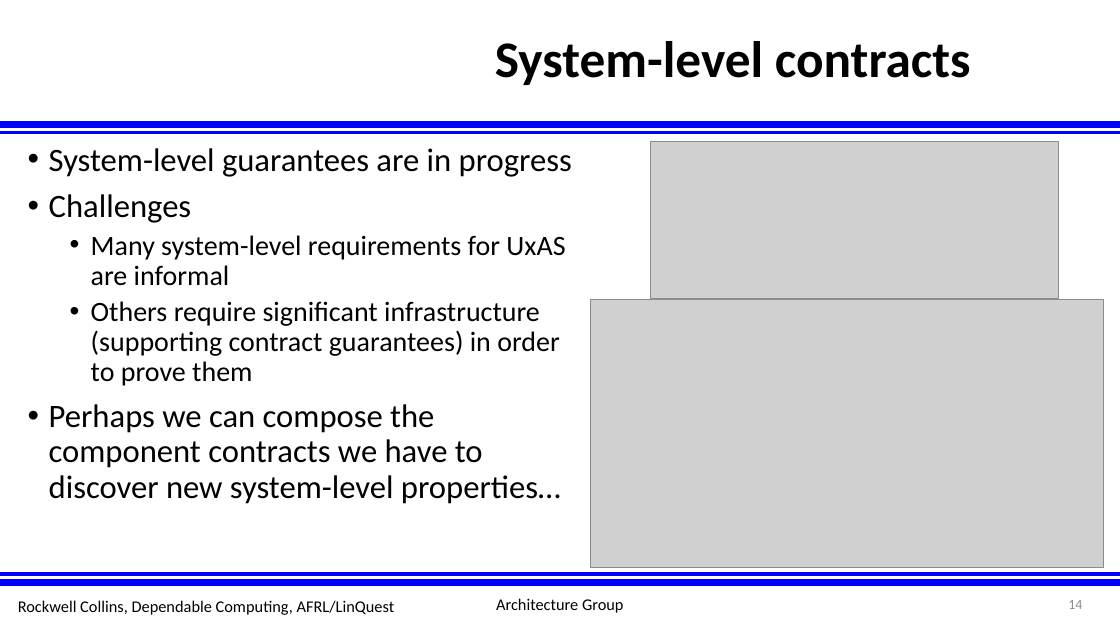
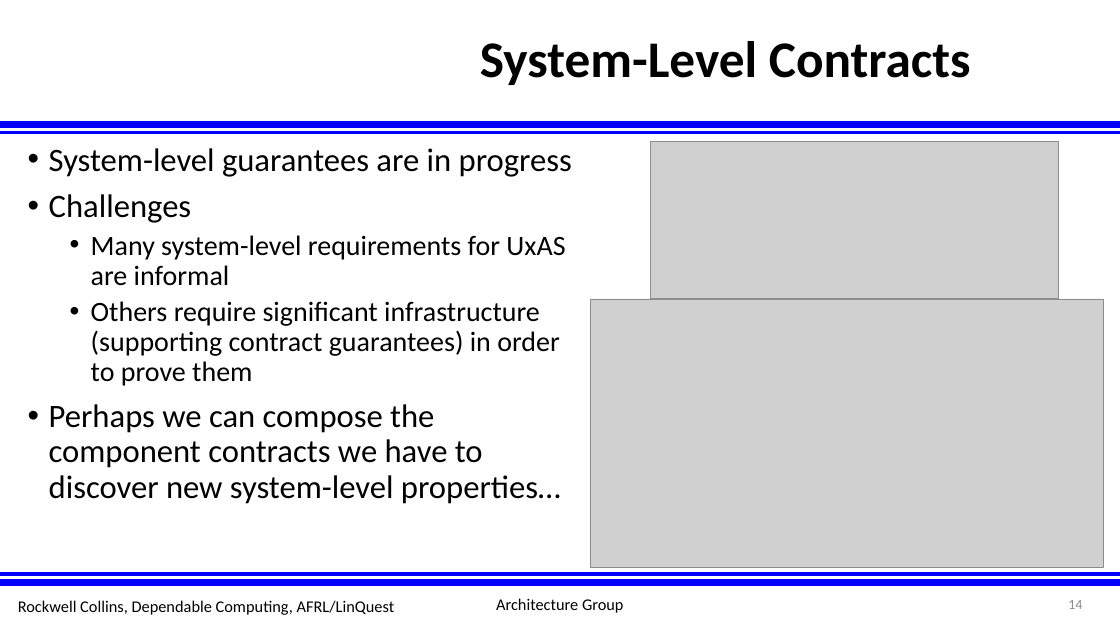
Before and after one commit to afrl-rq/OpenUxAS-SoI, a slide deck: slide 14 of presentations/S5_SoI_Architecture_Group.pptx. Drawn at 1120x630 pixels with LibreOffice and Linux fonts; fonts in the diff are those of the drawing; grey boxes stand for pictures; background and template pictures are left out. Boxes give left, top, right and bottom in pixels: in the first picture for what was removed or moved away, otherwise in the second. Text is boxed around its words. In the diff, an @@ line names an element or a change of style, - is before the commit and + after.

```diff
--- a/presentations/S5_SoI_Architecture_Group.pptx
+++ b/presentations/S5_SoI_Architecture_Group.pptx
@@ title at [480, 41, 971, 85]: text changed @@
-System-level contracts
+System-Level Contracts
```
Also in this commit, not shown: 5 other slides changed, 1 slide added, 1 slide removed.
